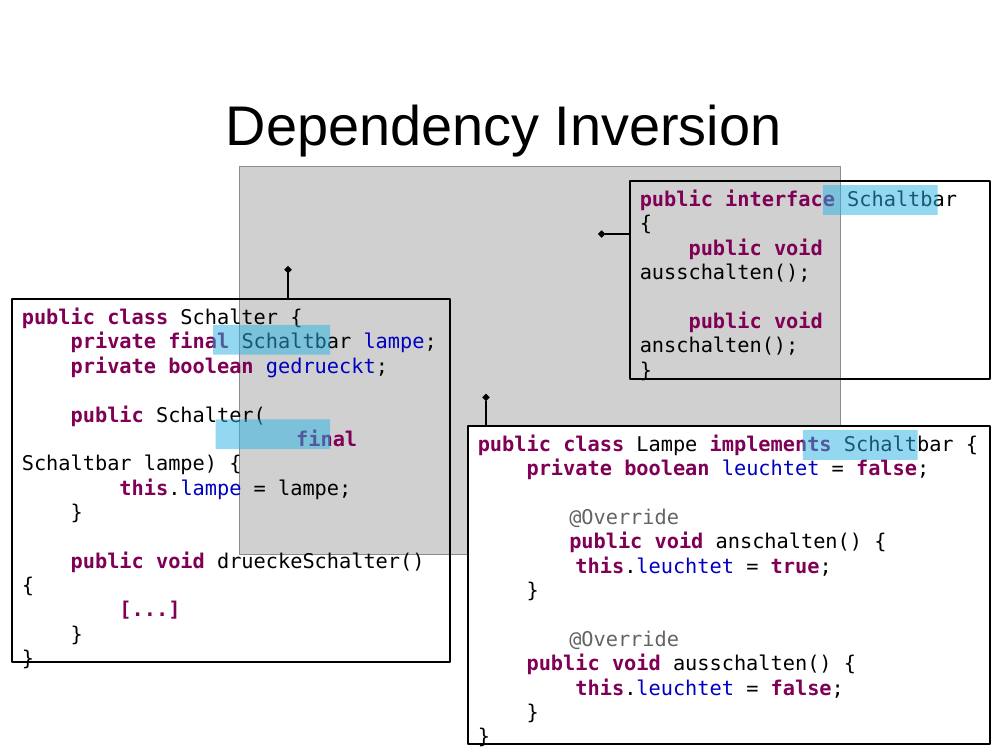
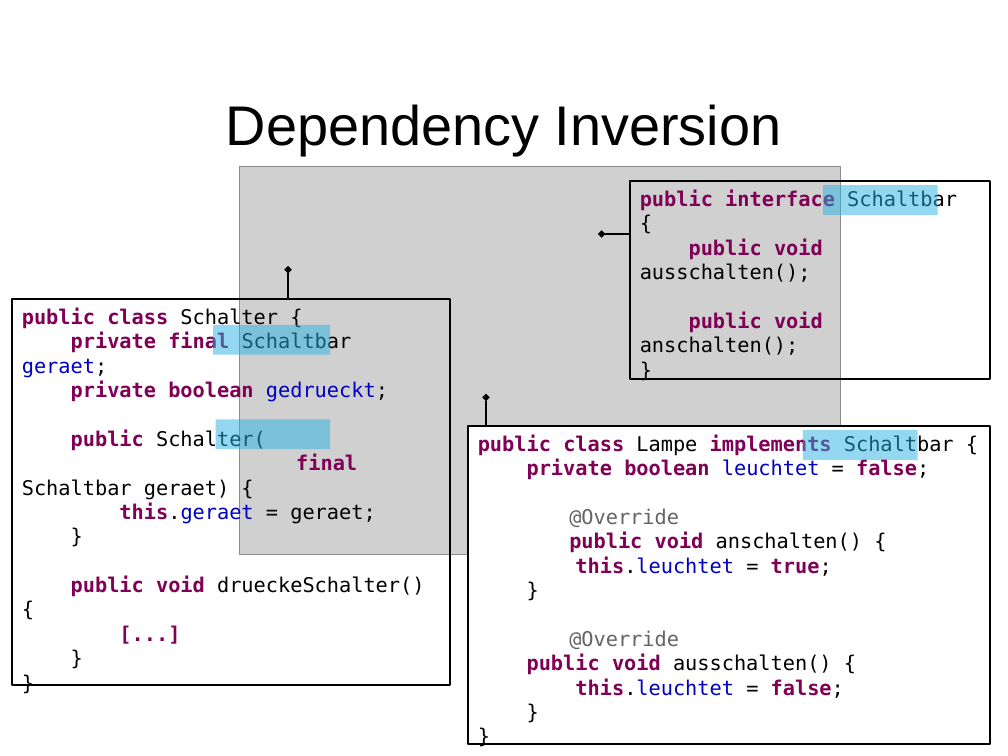
Before and after one commit to dlindner/vorlesung-se2-dhbw, a slide deck: slide 42 of added_2015/Programming Principles.odp. Drawn at 1008x756 pixels with LibreOffice and Linux fonts; fonts in the diff are those of the drawing; grey boxes stand for pictures; background and template pictures are left out. Boxes give left, top, right and bottom in pixels: in the first picture for what was removed or moved away, otherwise in the second. Text is boxed around its words. In the diff, an @@ line names an element or a change of style, - is before the commit and + after.

Commit message:
diverse Details verbessert

```diff
--- a/added_2015/Programming Principles.odp
+++ b/added_2015/Programming Principles.odp
@@ rectangle "public class Schalter {": place and size @@
-rectangle "public class Schalter {" at bbox=[12, 299, 450, 662]
+rectangle "public class Schalter {" at bbox=[12, 299, 450, 686]
@@ text in rectangle at bbox=[22, 332, 352, 378]: text changed @@
-private final Schaltbar lampe;
+private final Schaltbar geraet;
@@ text in rectangle at bbox=[22, 454, 375, 525]: text changed @@
-final Schaltbar lampe) {
-this.lampe = lampe;
+final Schaltbar geraet) {
+this.geraet = geraet;
```
